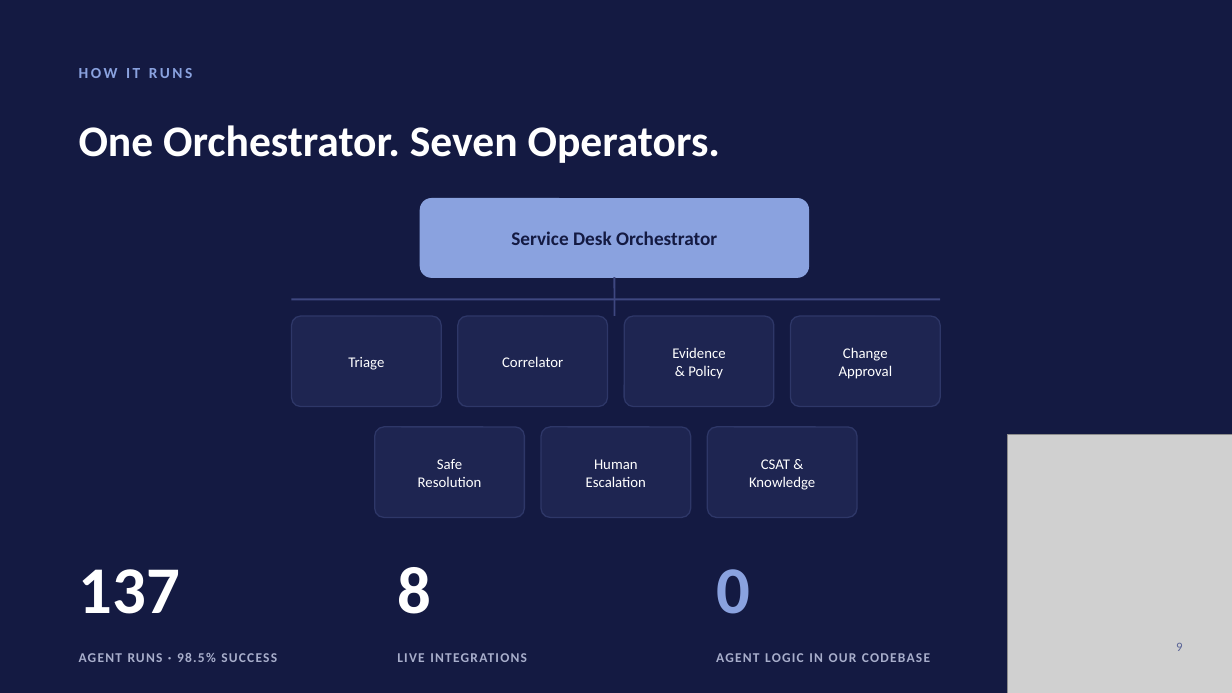
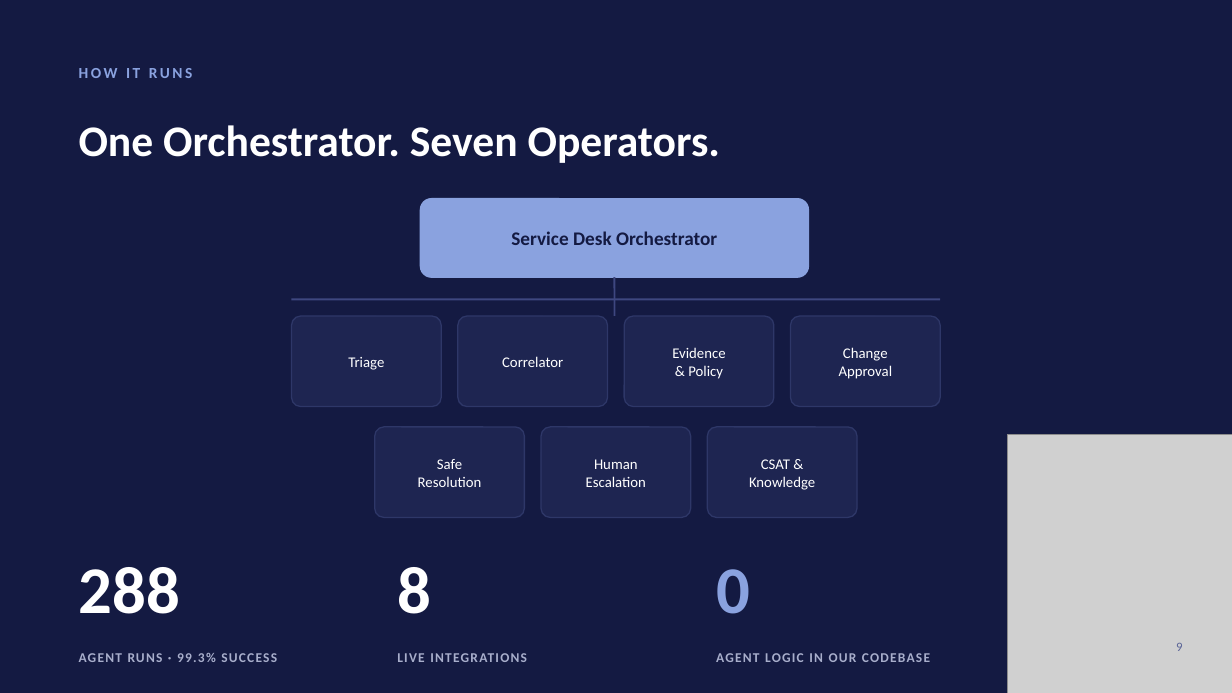
Before and after one commit to ZenBen5173/service-desk-command-center, a slide deck: slide 9 of docs/Service-Desk-Command-Center.pptx. Drawn at 1232x693 pixels with LibreOffice and Linux fonts; fonts in the diff are those of the drawing; grey boxes stand for pictures. Boxes give left, top, right and bottom in pixels: in the first picture for what was removed or moved away, otherwise in the second. Text is boxed around its words. In the diff, an @@ line names an element or a change of style, - is before the commit and + after.

```diff
--- a/docs/Service-Desk-Command-Center.pptx
+++ b/docs/Service-Desk-Command-Center.pptx
@@ text at <box>79,567,180,614</box>: text changed @@
-137
+288
@@ text at <box>79,653,277,662</box>: text changed @@
-AGENT RUNS · 98.5% SUCCESS
+AGENT RUNS · 99.3% SUCCESS
```
Also in this commit, not shown: 2 other slides changed, 4 other files.
